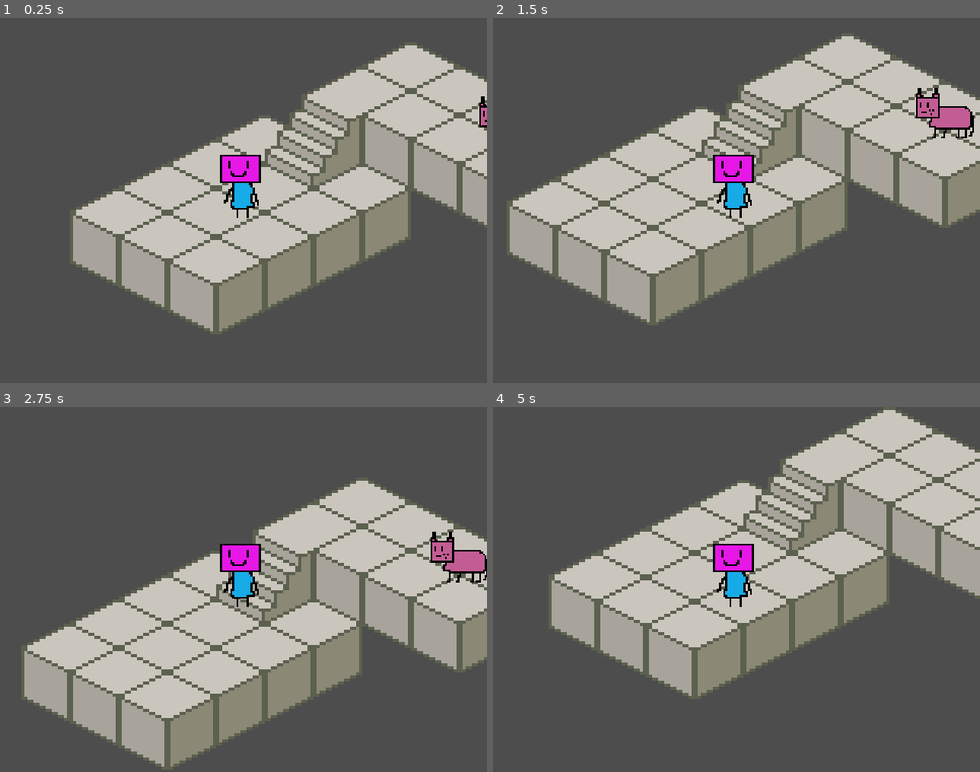
Above: before the commit, frames 1-4 (two rows, left to right).
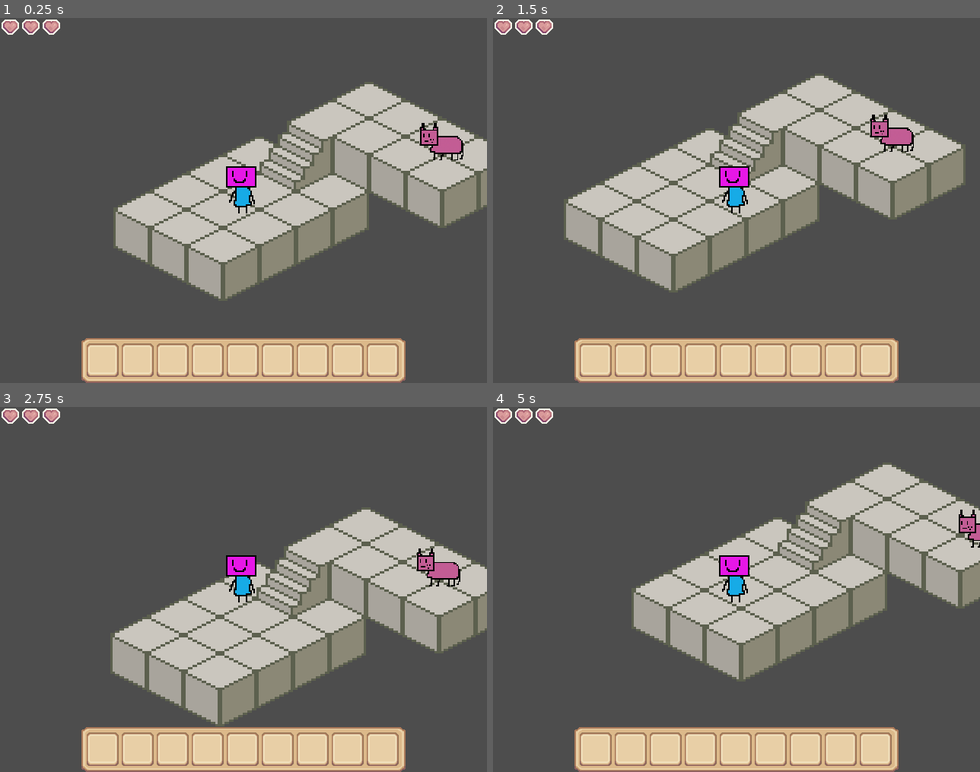
Above: after the commit, the same moments.

Repository: TheChrisJA/Warmth-and-Whiskers
Game: Godot game, scene res://main_game.tscn
Two runs of this game, one before a commit and one after it. Both use one fixed random seed, a clock stepped at 60 frames per second and the inputs below.
Inputs (mouse positions are in pixels of both pictures, inside the frame that each line leads up to):
- Up to frame 1 (0.25 s): no input
- Up to frame 2 (1.5 s): tap Enter at 0.5 s; move the mouse to (843, 182) at 0.52 s; click (843, 182) at 0.67 s; drag from (639, 218) to (712, 273) at 1.27 s
- Up to frame 3 (2.75 s): move the mouse to (292, 509) at 2.02 s; click (292, 509) at 2.17 s
- Up to frame 4 (5 s): drag from (712, 662) to (590, 534) at 2.77 s; move the mouse to (882, 644) at 3.52 s; click (882, 644) at 3.67 s; drag from (590, 534) to (663, 498) at 4.27 s

The runs differ from the first frame. In frame 1, 34% of the frame differs, in the area x 0-100%, y 0-100%; in frame 2, 36%; in frame 3, 32%; in frame 4, 36%.

Commit message:
Added Inventory System
It's partially complete and still lacks the ability to store items.

Diff:
--- /dev/null
+++ b/warmth-and-whiskers/InventoryData.gd
@@ -0,0 +1,12 @@
+extends Resource
+
+class_name InventoryData
+
+@export var slots: Array[ItemData] = []
+
+func add_item(item: ItemData):
+	for i in range(slots.size()):
+		if slots[i] == null:
+			slots[i] = item
+			return true
+	return false
--- /dev/null
+++ b/warmth-and-whiskers/InventorySystem.gd
@@ -0,0 +1,12 @@
+extends Resource
+
+class_name InventoryData
+
+@export var slots: Array[ItemData] = []
+
+func add_item(item: ItemData):
+	for i in range(slots.size()):
+		if slots[i] == null:
+			slots[i] = item
+			return true
+	return false
--- /dev/null
+++ b/warmth-and-whiskers/ItemData.gd
@@ -0,0 +1,7 @@
+extends Resource
+
+class_name ItemData
+
+@export var name: String = ""
+@export var icon: Texture2D
+@export var stackable: bool = false
--- /dev/null
+++ b/warmth-and-whiskers/inventory_background.gd
@@ -0,0 +1,23 @@
+extends NinePatchRect
+
+@onready var grid = $SlotGrid
+@onready var cursor = $SelectorCursor
+
+func _ready():
+	# Loop through all slots and connect their signal to this script
+	for slot in grid.get_children():
+		slot.slot_clicked.connect(_on_slot_clicked)
+
+	# Optional: Hide cursor until something is clicked
+	cursor.hide()
+
+func _on_slot_clicked(index):
+	update_cursor_position(index)
+	cursor.show()
+
+func update_cursor_position(index):
+	var target_slot = grid.get_child(index)
+
+	# The centering math from before
+	var slot_center = target_slot.global_position + (target_slot.size / 2.0)
+	cursor.global_position = slot_center - (cursor.size / 2.0)
--- /dev/null
+++ b/warmth-and-whiskers/inventory_slot.gd
@@ -0,0 +1,14 @@
+# InventorySlot.gd
+extends TextureRect
+
+signal slot_clicked(index)
+
+func _gui_input(event):
+	if event is InputEventMouseButton:
+		# Check for left click and only when pressed down
+		if event.button_index == MOUSE_BUTTON_LEFT and event.pressed:
+			emit_signal("slot_clicked", get_index())
+
+
+func _on_gui_input(event: InputEvent) -> void:
+	pass # Replace with function body.
--- a/warmth-and-whiskers/main_game.tscn
+++ b/warmth-and-whiskers/main_game.tscn
@@ -5,6 +5,12 @@
 [ext_resource type="Texture2D" uid="uid://dvxrulned2y7e" path="res://testcharacter.png" id="3_dugkq"]
 [ext_resource type="Script" uid="uid://djsije4egnnj4" path="res://cat.gd" id="4_dugkq"]
 [ext_resource type="Texture2D" uid="uid://sfckl4lgtlnt" path="res://cattest.png" id="5_2pltu"]
+[ext_resource type="Texture2D" uid="uid://fmqtcwbgu2ay" path="res://inventory_Light.png" id="6_02kkc"]
+[ext_resource type="Script" uid="uid://duypqrrxq8fea" path="res://inventory_background.gd" id="7_4srsv"]
+[ext_resource type="Texture2D" uid="uid://cjkckysd44v10" path="res://Inventory_Blocks_Light_Big.png" id="8_aomqu"]
+[ext_resource type="Texture2D" uid="uid://nluoy2ddswy" path="res://BrownInvenSelect.png" id="8_l5ukw"]
+[ext_resource type="Script" uid="uid://ccp2r2tg0xvnf" path="res://inventory_slot.gd" id="9_mf81u"]
+[ext_resource type="Texture2D" uid="uid://cwf8jsgevf71e" path="res://Inventory_Herat_.png" id="11_02kkc"]
 
 [sub_resource type="TileSetAtlasSource" id="TileSetAtlasSource_ykeeq"]
 texture = ExtResource("1_ykeeq")
@@ -159,7 +165,8 @@
 metadata/_edit_lock_ = true
 
 [node name="Camera2D" type="Camera2D" parent="Systems/SpawnManager/Player" unique_id=1185324981]
-zoom = Vector2(4, 4)
+zoom = Vector2(3, 3)
+limit_enabled = false
 metadata/_edit_lock_ = true
 
 [node name="NavigationAgent2D" type="NavigationAgent2D" parent="Systems/SpawnManager/Player" unique_id=1661090490]
@@ -191,21 +198,249 @@
 [node name="HudLayerCanvas" type="CanvasLayer" parent="." unique_id=248953322]
 
 [node name="HudRoot" type="Control" parent="HudLayerCanvas" unique_id=62233367]
+texture_filter = 1
 layout_mode = 3
-anchors_preset = 0
-offset_left = -48.0
-offset_top = 25.0
-offset_right = -8.0
-offset_bottom = 65.0
+anchors_preset = 15
+anchor_right = 1.0
+anchor_bottom = 1.0
+grow_horizontal = 2
+grow_vertical = 2
+mouse_filter = 1
+
+[node name="InventoryBackground" type="NinePatchRect" parent="HudLayerCanvas/HudRoot" unique_id=1712400310]
+texture_filter = 1
+layout_mode = 1
+anchors_preset = 7
+anchor_left = 0.5
+anchor_top = 1.0
+anchor_right = 0.5
+anchor_bottom = 1.0
+offset_left = -213.0
+offset_top = -59.0
+offset_right = 213.0
+grow_horizontal = 2
+grow_vertical = 0
+mouse_filter = 0
+texture = ExtResource("6_02kkc")
+script = ExtResource("7_4srsv")
+
+[node name="SlotGrid" type="GridContainer" parent="HudLayerCanvas/HudRoot/InventoryBackground" unique_id=1857237989]
+texture_filter = 1
+layout_mode = 0
+offset_left = 7.0
+offset_top = 7.0
+offset_right = 33.0
+offset_bottom = 35.0
+mouse_filter = 0
+theme_override_constants/h_separation = 4
+theme_override_constants/v_separation = 4
+columns = 9
+metadata/_edit_lock_ = true
+
+[node name="InventorySlot" type="TextureRect" parent="HudLayerCanvas/HudRoot/InventoryBackground/SlotGrid" unique_id=21895761]
+texture_filter = 1
+layout_mode = 2
+mouse_filter = 0
+texture = ExtResource("8_aomqu")
+stretch_mode = 4
+script = ExtResource("9_mf81u")
+
+[node name="ItemIcon" type="TextureRect" parent="HudLayerCanvas/HudRoot/InventoryBackground/SlotGrid/InventorySlot" unique_id=10335479]
+layout_mode = 0
+offset_right = 25.0
+offset_bottom = 27.0
+expand_mode = 1
+stretch_mode = 4
+metadata/_edit_lock_ = true
+
+[node name="InventorySlot2" type="TextureRect" parent="HudLayerCanvas/HudRoot/InventoryBackground/SlotGrid" unique_id=925926172]
+texture_filter = 1
+layout_mode = 2
+mouse_filter = 0
+texture = ExtResource("8_aomqu")
+stretch_mode = 4
+script = ExtResource("9_mf81u")
+metadata/_edit_lock_ = true
+
+[node name="ItemIcon" type="TextureRect" parent="HudLayerCanvas/HudRoot/InventoryBackground/SlotGrid/InventorySlot2" unique_id=348047313]
+layout_mode = 0
+offset_right = 25.0
+offset_bottom = 27.0
+expand_mode = 1
+stretch_mode = 4
+metadata/_edit_lock_ = true
+
+[node name="InventorySlot3" type="TextureRect" parent="HudLayerCanvas/HudRoot/InventoryBackground/SlotGrid" unique_id=2057442852]
+texture_filter = 1
+layout_mode = 2
+mouse_filter = 0
+texture = ExtResource("8_aomqu")
+stretch_mode = 4
+script = ExtResource("9_mf81u")
+metadata/_edit_lock_ = true
+
+[node name="ItemIcon" type="TextureRect" parent="HudLayerCanvas/HudRoot/InventoryBackground/SlotGrid/InventorySlot3" unique_id=1038073626]
+layout_mode = 0
+offset_right = 25.0
+offset_bottom = 27.0
+expand_mode = 1
+stretch_mode = 4
+metadata/_edit_lock_ = true
+
+[node name="InventorySlot4" type="TextureRect" parent="HudLayerCanvas/HudRoot/InventoryBackground/SlotGrid" unique_id=2096035816]
+texture_filter = 1
+layout_mode = 2
+mouse_filter = 0
+texture = ExtResource("8_aomqu")
+stretch_mode = 4
+script = ExtResource("9_mf81u")
+metadata/_edit_lock_ = true
+
+[node name="ItemIcon" type="TextureRect" parent="HudLayerCanvas/HudRoot/InventoryBackground/SlotGrid/InventorySlot4" unique_id=1896828079]
+layout_mode = 0
+offset_right = 25.0
+offset_bottom = 27.0
+expand_mode = 1
+stretch_mode = 4
+metadata/_edit_lock_ = true
+
+[node name="InventorySlot5" type="TextureRect" parent="HudLayerCanvas/HudRoot/InventoryBackground/SlotGrid" unique_id=1670875452]
+texture_filter = 1
+layout_mode = 2
+mouse_filter = 0
+texture = ExtResource("8_aomqu")
+stretch_mode = 4
+script = ExtResource("9_mf81u")
+metadata/_edit_lock_ = true
+
+[node name="ItemIcon" type="TextureRect" parent="HudLayerCanvas/HudRoot/InventoryBackground/SlotGrid/InventorySlot5" unique_id=1303814459]
+layout_mode = 0
+offset_right = 25.0
+offset_bottom = 27.0
+expand_mode = 1
+stretch_mode = 4
+metadata/_edit_lock_ = true
+
+[node name="InventorySlot6" type="TextureRect" parent="HudLayerCanvas/HudRoot/InventoryBackground/SlotGrid" unique_id=858998486]
+texture_filter = 1
+layout_mode = 2
+mouse_filter = 0
+texture = ExtResource("8_aomqu")
+stretch_mode = 4
+script = ExtResource("9_mf81u")
+metadata/_edit_lock_ = true
+
+[node name="ItemIcon" type="TextureRect" parent="HudLayerCanvas/HudRoot/InventoryBackground/SlotGrid/InventorySlot6" unique_id=1765271943]
+layout_mode = 0
+offset_right = 25.0
+offset_bottom = 27.0
+expand_mode = 1
+stretch_mode = 4
+metadata/_edit_lock_ = true
+
+[node name="InventorySlot7" type="TextureRect" parent="HudLayerCanvas/HudRoot/InventoryBackground/SlotGrid" unique_id=1813585945]
+texture_filter = 1
+layout_mode = 2
+mouse_filter = 0
+texture = ExtResource("8_aomqu")
+stretch_mode = 4
+script = ExtResource("9_mf81u")
+metadata/_edit_lock_ = true
+
+[node name="ItemIcon" type="TextureRect" parent="HudLayerCanvas/HudRoot/InventoryBackground/SlotGrid/InventorySlot7" unique_id=276596426]
+layout_mode = 0
+offset_right = 25.0
+offset_bottom = 27.0
+expand_mode = 1
+stretch_mode = 4
+metadata/_edit_lock_ = true
+
+[node name="InventorySlot8" type="TextureRect" parent="HudLayerCanvas/HudRoot/InventoryBackground/SlotGrid" unique_id=114377315]
+texture_filter = 1
+layout_mode = 2
+mouse_filter = 0
+texture = ExtResource("8_aomqu")
+stretch_mode = 4
+script = ExtResource("9_mf81u")
+metadata/_edit_lock_ = true
+
+[node name="ItemIcon" type="TextureRect" parent="HudLayerCanvas/HudRoot/InventoryBackground/SlotGrid/InventorySlot8" unique_id=553941981]
+layout_mode = 0
+offset_right = 25.0
+offset_bottom = 27.0
+expand_mode = 1
+stretch_mode = 4
+metadata/_edit_lock_ = true
+
+[node name="InventorySlot9" type="TextureRect" parent="HudLayerCanvas/HudRoot/InventoryBackground/SlotGrid" unique_id=363971394]
+texture_filter = 1
+layout_mode = 2
+mouse_filter = 0
+texture = ExtResource("8_aomqu")
+stretch_mode = 4
+script = ExtResource("9_mf81u")
+metadata/_edit_lock_ = true
+
+[node name="ItemIcon" type="TextureRect" parent="HudLayerCanvas/HudRoot/InventoryBackground/SlotGrid/InventorySlot9" unique_id=2110825840]
+layout_mode = 0
+offset_right = 25.0
+offset_bottom = 27.0
+expand_mode = 1
+stretch_mode = 4
+metadata/_edit_lock_ = true
+
+[node name="SelectorCursor" type="TextureRect" parent="HudLayerCanvas/HudRoot/InventoryBackground" unique_id=1968707035]
+texture_filter = 1
+layout_mode = 0
+offset_left = 4.0
+offset_top = 3.0
+offset_right = 53.0
+offset_bottom = 54.0
+texture = ExtResource("8_l5ukw")
+stretch_mode = 4
+metadata/_edit_lock_ = true
+
+[node name="GridContainer" type="GridContainer" parent="HudLayerCanvas/HudRoot" unique_id=758690052]
+layout_mode = 0
+offset_left = 2.0
+offset_top = 2.0
+offset_right = 101.0
+offset_bottom = 42.0
+mouse_filter = 0
+columns = 3
+
+[node name="Heart" type="TextureRect" parent="HudLayerCanvas/HudRoot/GridContainer" unique_id=1032362854]
+layout_mode = 2
+texture = ExtResource("11_02kkc")
+stretch_mode = 4
+
+[node name="Heart2" type="TextureRect" parent="HudLayerCanvas/HudRoot/GridContainer" unique_id=452824623]
+layout_mode = 2
+texture = ExtResource("11_02kkc")
+stretch_mode = 4
+
+[node name="Heart3" type="TextureRect" parent="HudLayerCanvas/HudRoot/GridContainer" unique_id=1151587827]
+layout_mode = 2
+texture = ExtResource("11_02kkc")
+stretch_mode = 4
 
 [node name="PauseLayerCanvas" type="CanvasLayer" parent="." unique_id=418441936]
 
 [node name="PauseRoot" type="Control" parent="PauseLayerCanvas" unique_id=515936998]
 layout_mode = 3
 anchors_preset = 0
-offset_left = -64.0
-offset_top = 8.0
-offset_right = -24.0
-offset_bottom = 48.0
+offset_left = -162.0
+offset_top = 30.0
+offset_right = -122.0
+offset_bottom = 70.0
 
 [connection signal="timeout" from="Systems/SpawnManager/Cat/Timer" to="Systems/SpawnManager/Cat" method="_on_timer_timeout"]
+[connection signal="gui_input" from="HudLayerCanvas/HudRoot/InventoryBackground/SlotGrid/InventorySlot" to="HudLayerCanvas/HudRoot/InventoryBackground/SlotGrid/InventorySlot" method="_on_gui_input"]
+[connection signal="gui_input" from="HudLayerCanvas/HudRoot/InventoryBackground/SlotGrid/InventorySlot2" to="HudLayerCanvas/HudRoot/InventoryBackground/SlotGrid/InventorySlot2" method="_on_gui_input"]
+[connection signal="gui_input" from="HudLayerCanvas/HudRoot/InventoryBackground/SlotGrid/InventorySlot3" to="HudLayerCanvas/HudRoot/InventoryBackground/SlotGrid/InventorySlot3" method="_on_gui_input"]
+[connection signal="gui_input" from="HudLayerCanvas/HudRoot/InventoryBackground/SlotGrid/InventorySlot4" to="HudLayerCanvas/HudRoot/InventoryBackground/SlotGrid/InventorySlot4" method="_on_gui_input"]
+[connection signal="gui_input" from="HudLayerCanvas/HudRoot/InventoryBackground/SlotGrid/InventorySlot5" to="HudLayerCanvas/HudRoot/InventoryBackground/SlotGrid/InventorySlot5" method="_on_gui_input"]
+[connection signal="gui_input" from="HudLayerCanvas/HudRoot/InventoryBackground/SlotGrid/InventorySlot6" to="HudLayerCanvas/HudRoot/InventoryBackground/SlotGrid/InventorySlot6" method="_on_gui_input"]
+[connection signal="gui_input" from="HudLayerCanvas/HudRoot/InventoryBackground/SlotGrid/InventorySlot7" to="HudLayerCanvas/HudRoot/InventoryBackground/SlotGrid/InventorySlot7" method="_on_gui_input"]
+[connection signal="gui_input" from="HudLayerCanvas/HudRoot/InventoryBackground/SlotGrid/InventorySlot8" to="HudLayerCanvas/HudRoot/InventoryBackground/SlotGrid/InventorySlot8" method="_on_gui_input"]
+[connection signal="gui_input" from="HudLayerCanvas/HudRoot/InventoryBackground/SlotGrid/InventorySlot9" to="HudLayerCanvas/HudRoot/InventoryBackground/SlotGrid/InventorySlot9" method="_on_gui_input"]
--- a/warmth-and-whiskers/player.gd
+++ b/warmth-and-whiskers/player.gd
@@ -9,7 +9,8 @@
 	nav_agent.path_desired_distance = 4.0
 	nav_agent.target_desired_distance = 4.0
 
-func _input(event: InputEvent) -> void:
+# Change _input to _unhandled_input
+func _unhandled_input(event: InputEvent) -> void:
 	if event is InputEventMouseButton and event.pressed and event.button_index == MOUSE_BUTTON_LEFT:
 		set_movement_target(get_global_mouse_position())
 
--- /dev/null
+++ b/warmth-and-whiskers/systems.gd
@@ -0,0 +1,11 @@
+extends Resource
+
+
+# Called when the node enters the scene tree for the first time.
+func _ready() -> void:
+	pass # Replace with function body.
+
+
+# Called every frame. 'delta' is the elapsed time since the previous frame.
+func _process(delta: float) -> void:
+	pass
Binary file added: warmth-and-whiskers/BrownInvenSelect.png
Not shown, added: warmth-and-whiskers/BrownInvenSelect.png.import
Binary file added: warmth-and-whiskers/InvenSelect.png
Not shown, added: warmth-and-whiskers/InvenSelect.png.import
Binary file added: warmth-and-whiskers/InventoryBase.png
Not shown, added: warmth-and-whiskers/InventoryBase.png.import
Not shown, added: warmth-and-whiskers/InventoryData.gd.uid
Not shown, added: warmth-and-whiskers/InventorySystem.gd.uid
Binary file added: warmth-and-whiskers/InventoryTile.png
Not shown, added: warmth-and-whiskers/InventoryTile.png.import
Binary file added: warmth-and-whiskers/Inventory_Blocks_Light_Big.png
Not shown, added: warmth-and-whiskers/Inventory_Blocks_Light_Big.png.import
(and 10 more such lines)
